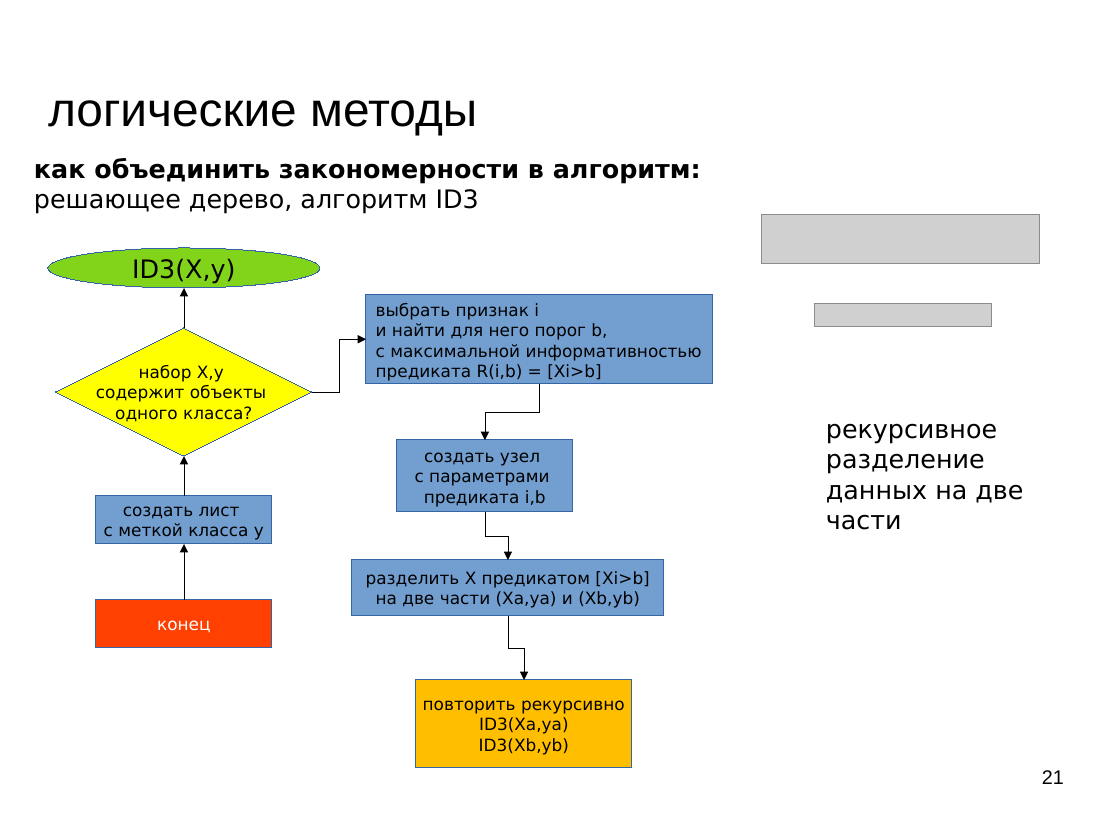
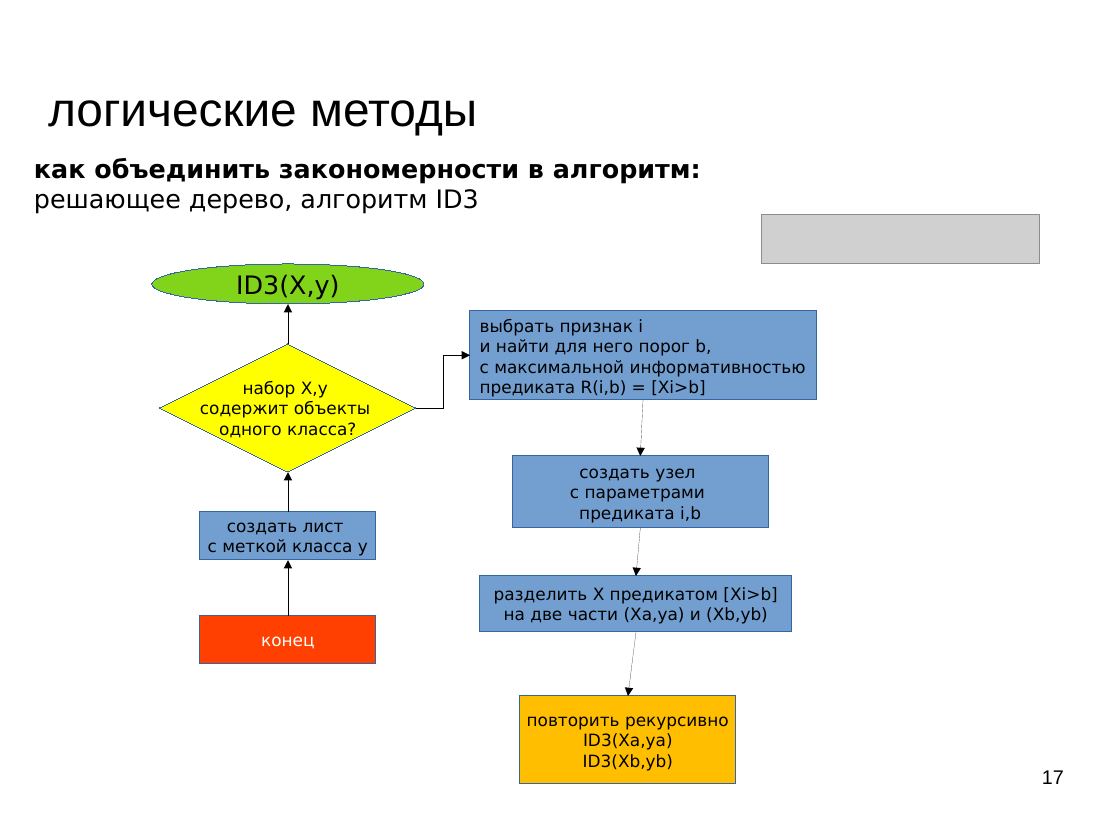
Before and after one commit to mechanoid5/ml_lectorium_legacy, a slide deck: slide 17 of 12-logical.odp (slide 21 before the commit). Drawn at 1120x840 pixels with LibreOffice and Linux fonts; fonts in the diff are those of the drawing; grey boxes stand for pictures; background and template pictures are left out. Boxes give left, top, right and bottom in pixels: in the first picture for what was removed or moved away, otherwise in the second. Text is boxed around its words. In the diff, an @@ line names an element or a change of style, - is before the commit and + after.

```diff
--- a/12-logical.odp
+++ b/12-logical.odp
@@ picture removed at (815,304,992,326) @@
@@ elbow arrow removed from (312, 392) to (366, 339) @@
@@ elbow arrow moved from (540, 384) - (485, 440) to (416, 409) - (471, 356) @@
@@ arrow added from (643, 400) to (640, 456), #000000 0 pt @@
@@ text removed at (826,423,1023,530) @@
-рекурсивное
-разделение
-данных на две части
@@ rectangle "создать узел": place and size @@
-rectangle "создать узел" at (397,440,573,512)
+rectangle "создать узел" at (512,456,768,528)
@@ elbow arrow removed from (485, 512) to (508, 560) @@
@@ arrow added from (640, 528) to (636, 576), #000000 0 pt @@
@@ 4 rectangles, 3 elbow arrows, 1 diamond, 1 ellipse: place and size @@
-4 rectangles, 3 elbow arrows, 1 diamond, 1 ellipse at (48,248,712,768)
+4 rectangles, 3 elbow arrows, 1 diamond, 1 ellipse at (152,264,816,785)
@@ rectangle "разделить X предикатом [Xi>b]": place and size @@
-rectangle "разделить X предикатом [Xi>b]" at (352,560,664,616)
+rectangle "разделить X предикатом [Xi>b]" at (480,576,792,632)
@@ elbow arrow removed from (508, 616) to (524, 680) @@
@@ arrow added from (636, 632) to (628, 696), #000000 0 pt @@
@@ page number at (1042,770,1064,784): text changed @@
-21
+17
```
Also in this commit, not shown: 7 other slides changed, 9 slides removed, 2 other files.
